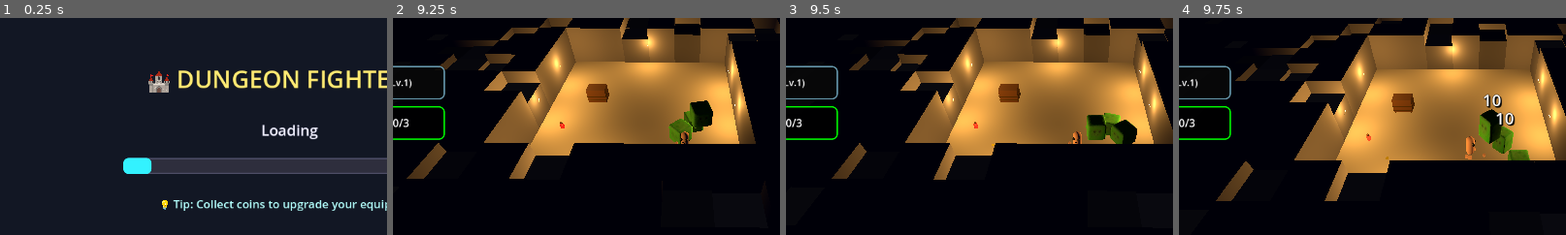
Above: before the commit, frames 1-4 (left to right).
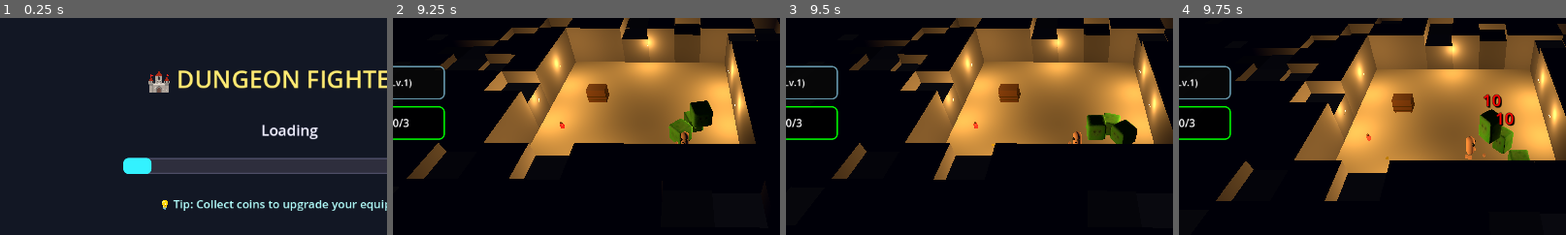
Above: after the commit, the same moments.

Repository: thaner66666666/game-1
Game: Godot game, scene res://Scenes/main.tscn
Two runs of this game, one before a commit and one after it. Both use one fixed random seed, a clock stepped at 60 frames per second and the inputs below.
Inputs (mouse positions are % of the whole screen's width and height, from its top left):
- Up to frame 1 (0.25 s): no input
- Up to frame 2 (9.25 s): tap Enter at 0.5, 4.25 s; move the mouse to (72, 45) at 0.52 s; hold D (move_right) 0.53-1.28 s; click (72, 45) at 0.6 s; move the mouse to (30, 55) at 1.27 s; hold S (move_down) 1.28-2.03 s; tap Space (dash) at 1.35, 3.5, 4.35, 7.35 s; move the mouse to (60, 28) at 2.02 s; hold D (move_right) 2.03-2.78 s; hold Q (drop_weapon) 2.03-2.78 s; move the mouse to (45, 70) at 2.77 s; hold W (move_up) 2.78-3.53 s; tap E (interaction) at 2.85, 5.85, 8.85 s; click (45, 70) at 2.92 s; move the mouse to (80, 65) at 3.52 s; hold A (move_left) 3.53-5.03 s; click (80, 65) at 3.6 s; move the mouse to (20, 35) at 4.27 s; move the mouse to (55, 50) at 5.02 s; hold S (move_down) 5.03-5.78 s; hold Q (drop_weapon) 5.03-5.78 s; click (55, 50) at 5.17 s; move the mouse to (35, 25) at 5.77 s; hold D (move_right) 5.78-6.53 s; move the mouse to (72, 45) at 6.52 s; hold W (move_up) 6.53-7.28 s; click (72, 45) at 6.6 s; move the mouse to (30, 55) at 7.27 s; hold D (move_right) 7.28-8.03 s; click (30, 55) at 7.42 s; move the mouse to (60, 28) at 8.02 s; hold S (move_down) 8.03-8.78 s; hold Q (drop_weapon) 8.03-8.78 s; move the mouse to (45, 70) at 8.77 s; hold A (move_left) from 8.78 s (still down)
- Up to frame 3 (9.5 s): keep holding A (move_left)
- Up to frame 4 (9.75 s): move the mouse to (80, 65) at 9.52 s; release A (move_left) at 9.53 s; hold W (move_up) from 9.53 s (still down); click (80, 65) at 9.6 s
The pictures show only the part of the screen within x 12-62%, y 21-71%; the shares and areas given below are measured in that part.

Frames 1-3 are identical in both runs. In frame 4, 0.3% of the frame differs, in the area x 78-87%, y 35-50%.

Commit message:
stableish

Diff:
--- a/dot gds/PlayerHealth.gd
+++ b/dot gds/PlayerHealth.gd
@@ -64,7 +64,7 @@
 	# Show damage numbers
 	var damage_system = player_ref.get_tree().get_first_node_in_group("damage_numbers")
 	if damage_system:
-		damage_system.show_damage(damage_amount, player_ref, "normal")
+		damage_system.show_damage(damage_amount, player_ref, "player_damage") # Changed from "normal" to "player_damage"
 	# Play damage sound
 	if player_ref.has_node("DamageSound"):
 		player_ref.get_node("DamageSound").play()
--- a/dot gds/damage_numbers.gd
+++ b/dot gds/damage_numbers.gd
@@ -7,11 +7,12 @@
 @export var combine_window := 0.5 # seconds to wait for more hits
 
 const DAMAGE_COLORS = {
-	"normal": Color.WHITE,
+	"normal": Color.RED, # Changed from Color.WHITE to Color.RED
 	"high": Color.YELLOW,
 	"critical": Color.ORANGE,
 	"massive": Color.RED,
-	"heal": Color.GREEN
+	"heal": Color.GREEN,
+	"player_damage": Color.RED # Added player-specific damage type
 }
 
 var floating_labels: Dictionary = {}
